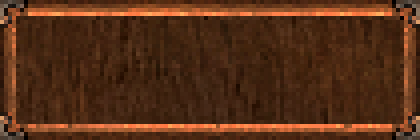
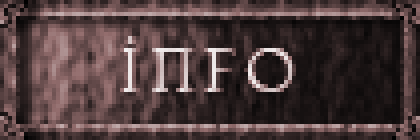
Layers edited between the first and the second 420×140 image:
showed group "Textos" (5 layers) over [28, 28, 388, 100]
painted on "Info" over [112, 28, 304, 92]
